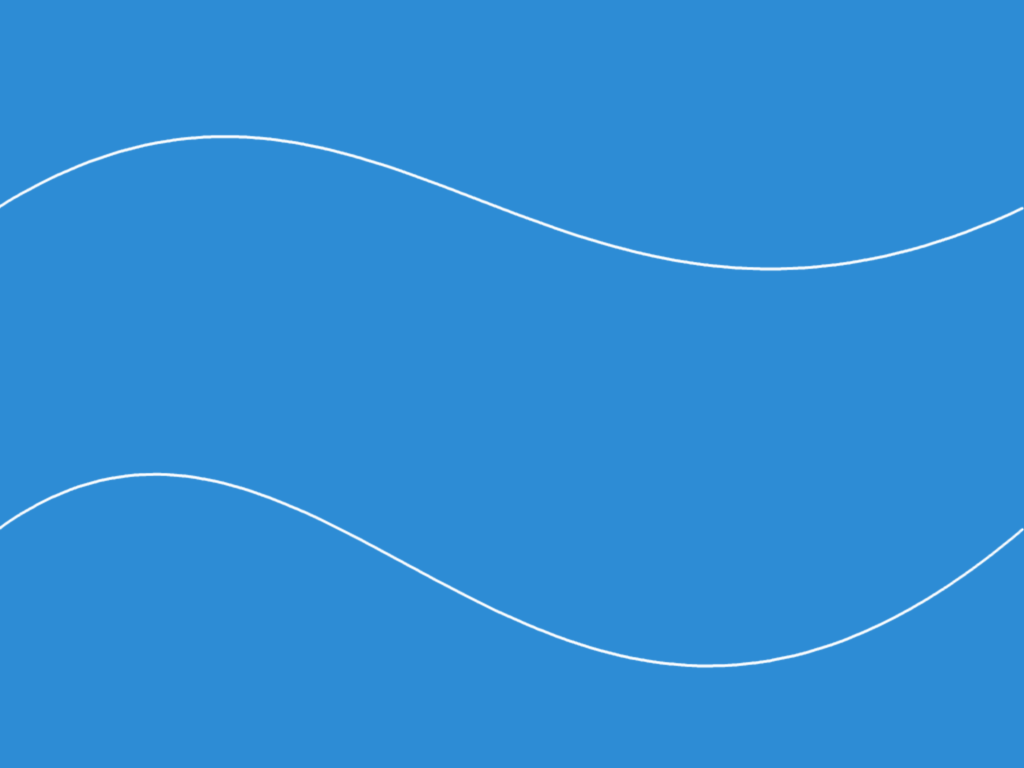
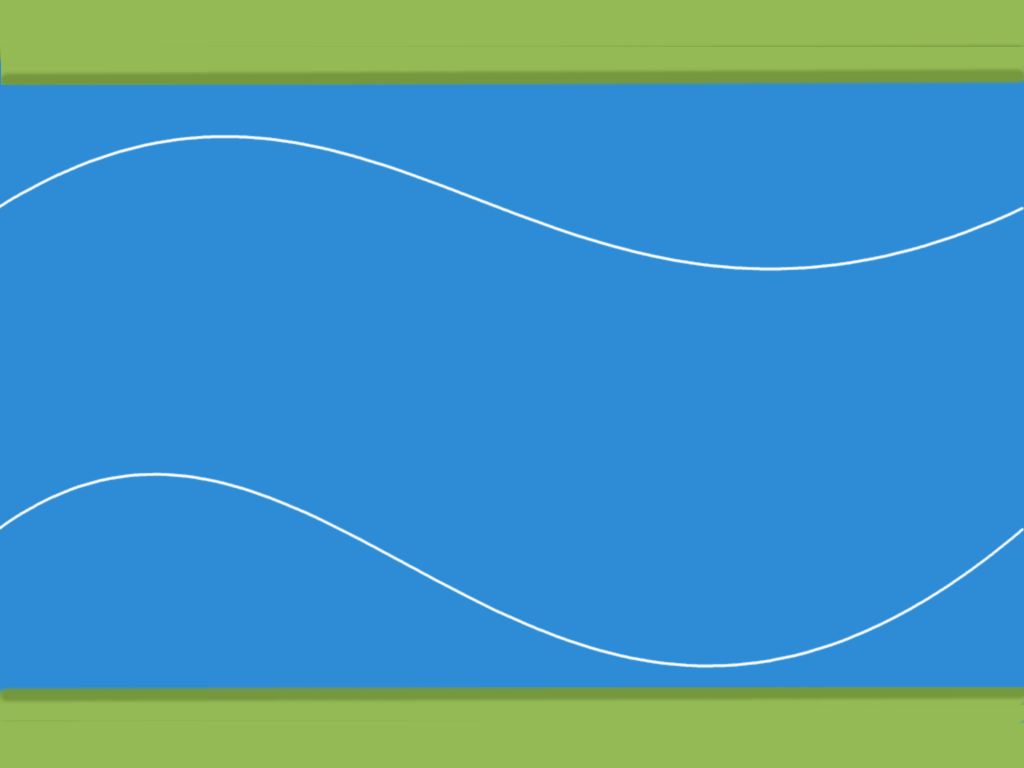
Revision of a layered 1024 × 768 image; what changed, layer by layer:
painted on "Layer" over (0, 0, 1024, 768)
